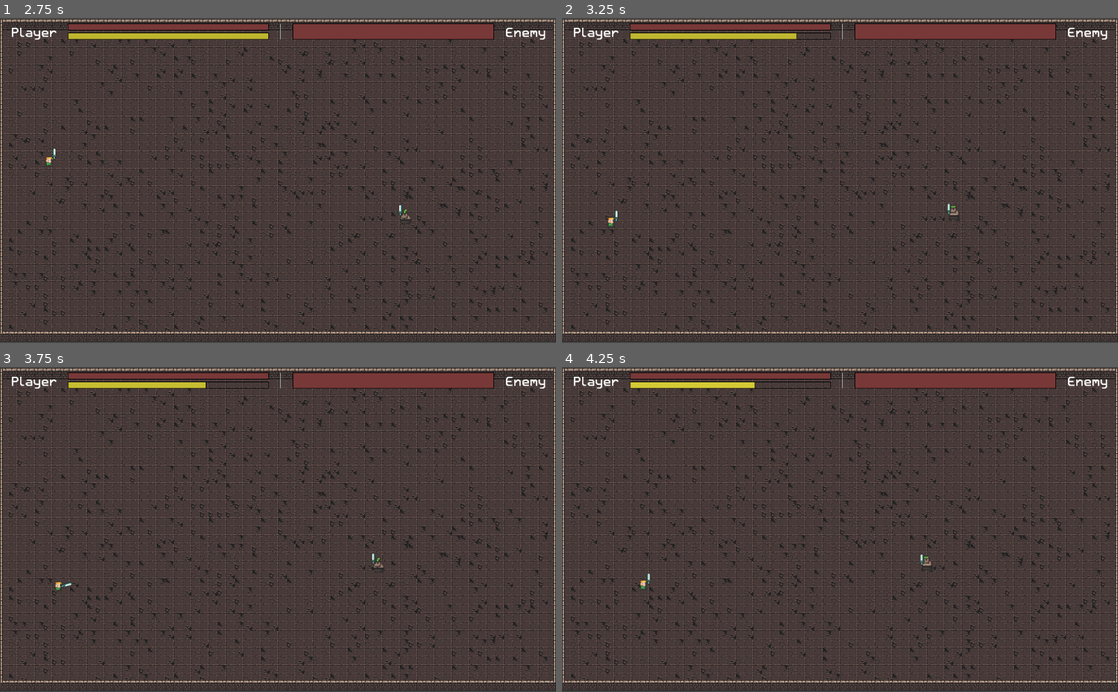
Above: before the commit, frames 1-4 (two rows, left to right).
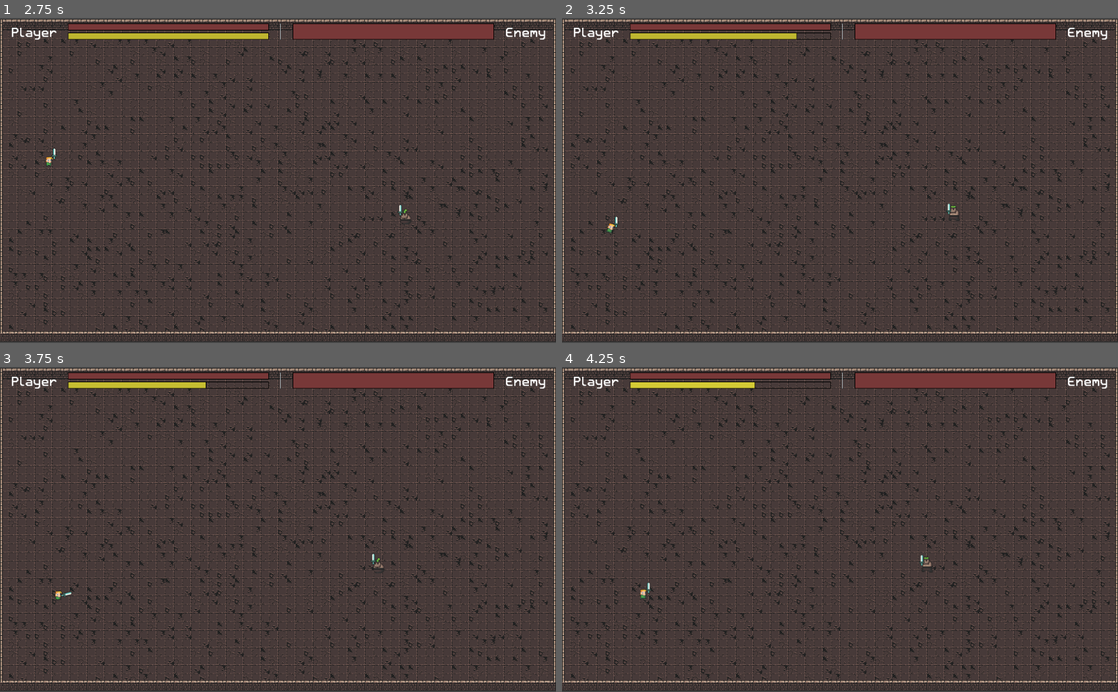
Above: after the commit, the same moments.

Repository: josephmbustamante/ludum-dare-45
Game: Godot game, scene res://Scenes/WeaponPickerScreen.tscn
Same seed, same stepped clock (60 frames per second), same inputs: the game is played once before the commit and once after it.
Inputs (mouse positions are in pixels of both pictures, inside the frame that each line leads up to):
- Up to frame 1 (2.75 s): tap Enter at 0.5 s; move the mouse to (127, 239) at 0.52 s; hold Right (right) 0.53-1.25 s; tap J (dash) at 0.6 s; click (127, 239) at 0.67 s; tap L (dodge) at 0.8 s; click "Start!" at 1.25 s; click "FIGHT!" at 2 s
- Up to frame 2 (3.25 s): move the mouse to (728, 196) at 2.77 s; hold Down (down) from 2.78 s (still down); tap L (dodge) at 2.85 s; tap J (dash) at 3.05 s
- Up to frame 3 (3.75 s): move the mouse to (333, 458) at 3.52 s; release Down (down) at 3.53 s; hold Right (right) from 3.53 s (still down); click (333, 458) at 3.6 s
- Up to frame 4 (4.25 s): keep holding Right (right); tap L (dodge) at 3.8 s

Frame 1 is identical in both runs. In frame 2, less than 0.1% of the frame differs, in the area x 7-11%, y 59-67%; in frame 3, 0.1%; in frame 4, 0.1%, in the area x 14-67%, y 57-72%.

Commit message:
Add some dash & roll animations

Diff:
--- a/Scenes/Player.tscn
+++ b/Scenes/Player.tscn
@@ -33,6 +33,39 @@
 [sub_resource type="RectangleShape2D" id=2]
 extents = Vector2( 5, 10 )
 
+[sub_resource type="Animation" id=3]
+resource_name = "DashAnimation"
+length = 0.2
+step = 0.01
+tracks/0/type = "value"
+tracks/0/path = NodePath("AnimatedSprite:rotation_degrees")
+tracks/0/interp = 1
+tracks/0/loop_wrap = true
+tracks/0/imported = false
+tracks/0/enabled = true
+tracks/0/keys = {
+"times": PoolRealArray( 0, 0.15, 0.2 ),
+"transitions": PoolRealArray( 1, 1, 1 ),
+"update": 0,
+"values": [ 0.0, 30.0, 0.0 ]
+}
+
+[sub_resource type="Animation" id=4]
+resource_name = "RollAnimation"
+length = 0.2
+tracks/0/type = "value"
+tracks/0/path = NodePath("AnimatedSprite:rotation_degrees")
+tracks/0/interp = 1
+tracks/0/loop_wrap = true
+tracks/0/imported = false
+tracks/0/enabled = true
+tracks/0/keys = {
+"times": PoolRealArray( 0, 0.1, 0.2 ),
+"transitions": PoolRealArray( 1, 1, 1 ),
+"update": 0,
+"values": [ 0.0, 180.0, 360.0 ]
+}
+
 [node name="Player" type="KinematicBody2D" groups=[
 "player",
 ]]
@@ -50,7 +83,9 @@
 [node name="Weapon" parent="." instance=ExtResource( 10 )]
 
 [node name="AnimationPlayer" type="AnimationPlayer" parent="."]
+anims/DashAnimation = SubResource( 3 )
 anims/HitAnimation = ExtResource( 11 )
+anims/RollAnimation = SubResource( 4 )
 
 [node name="AttackCooldown" type="Timer" parent="."]
 wait_time = 0.5
@@ -60,7 +95,7 @@
 one_shot = true
 
 [node name="DashEffect" type="Timer" parent="."]
-wait_time = 0.15
+wait_time = 0.2
 one_shot = true
 
 [node name="RollCooldown" type="Timer" parent="."]
--- a/Scripts/Player.gd
+++ b/Scripts/Player.gd
@@ -83,6 +83,7 @@
 
 		if Input.is_action_just_pressed("dash")  && $DashCooldown.is_stopped() && stamina >= dash_stamina_cost:
 			update_stamina(-dash_stamina_cost)
+			$AnimationPlayer.play("DashAnimation")
 			$DashCooldown.start()
 			$DashEffect.start()
 			$Weapon.enable_critical_hit()
@@ -94,6 +95,7 @@
 
 		if Input.is_action_just_pressed("dodge") && $RollCooldown.is_stopped() && $AttackCooldown.is_stopped() && stamina >= dodge_stamina_cost:
 			update_stamina(-dodge_stamina_cost)
+			$AnimationPlayer.play("RollAnimation")
 			$RollCooldown.start()
 			$RollEffect.start()
 
Not shown: 1 places in Scenes/Player.tscn that only renumber resources
